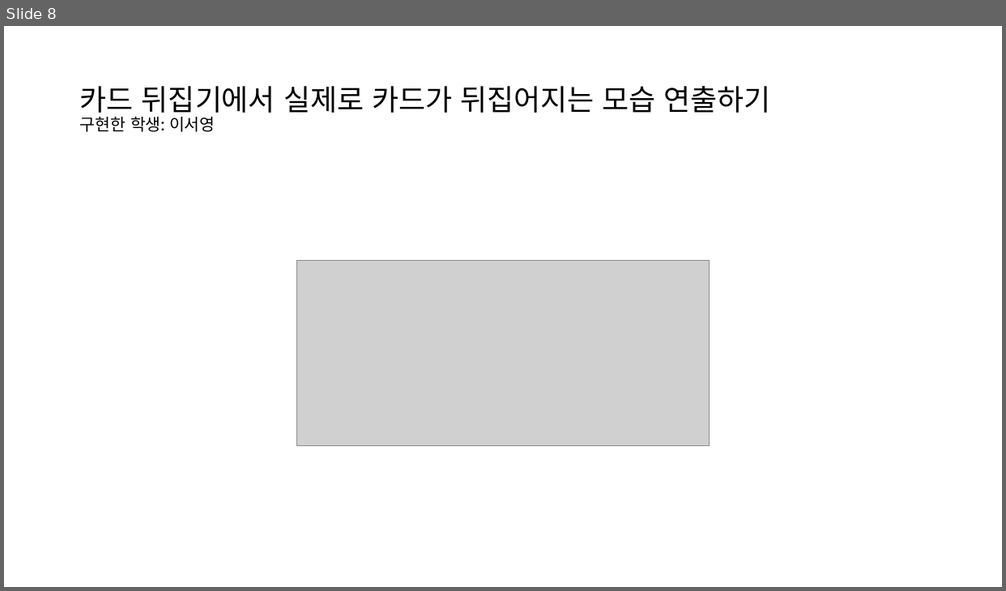
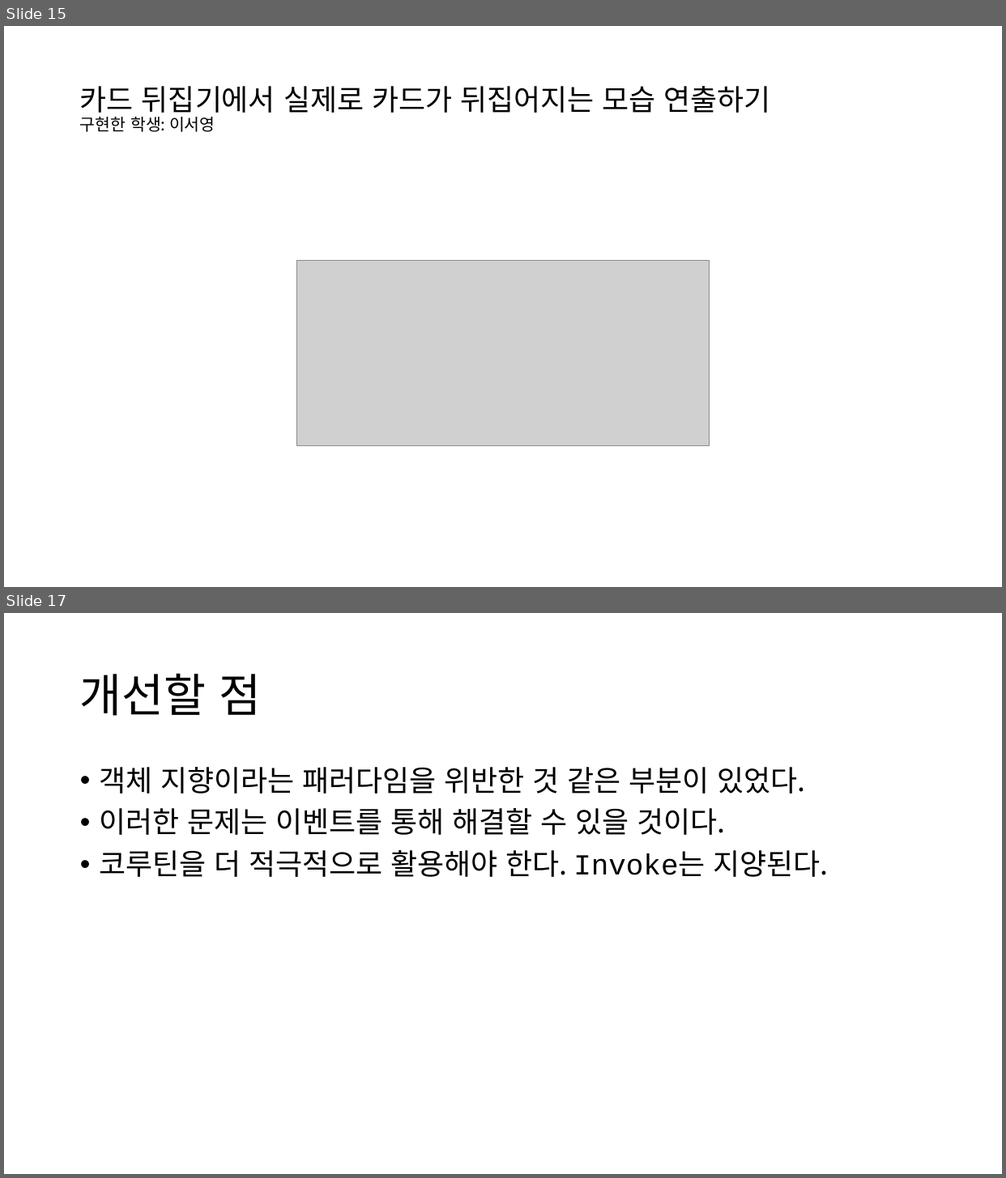
Before and after one commit to EnBalor/CardFlip, a slide deck: B-6 미니프로젝트 발표자료.pptx. Shown one above the other, each under a label of ours: slide 8 before the commit, slides 15 and 17 after it; the slides between them are not shown. The pictures are 1006x591 and 1006x1178 pixels, drawn with LibreOffice and Linux fonts; fonts in the diff are those of the drawing; grey boxes stand for pictures. Boxes give left, top, right and bottom in pixels: in the first picture for what was removed or moved away, otherwise in the second. Text is boxed around its words. In the diff, an @@ line names an element or a change of style, - is before the commit and + after.

```diff
--- a/B-6 미니프로젝트 발표자료.pptx
+++ b/B-6 미니프로젝트 발표자료.pptx
@@ slide 17 added at <box>4,613,1002,1174</box>, background #FFFFFF @@
@@ title added at <box>80,673,262,716</box>, 44 pt, text #000000 @@
+개선할 점
@@ text added at <box>99,767,829,877</box>, 28 pt, text #000000 @@
+• 객체 지향이라는 패러다임을 위반한 것 같은 부분이 있었다.
+• 이러한 문제는 이벤트를 통해 해결할 수 있을 것이다.
+• 코루틴을 더 적극적으로 활용해야 한다. Invoke는 지양된다.
@@ what was slide 8 is now slide 15 @@
```
Also in this commit, not shown: 1 slide changed, 8 other slides added, 1 other file.
